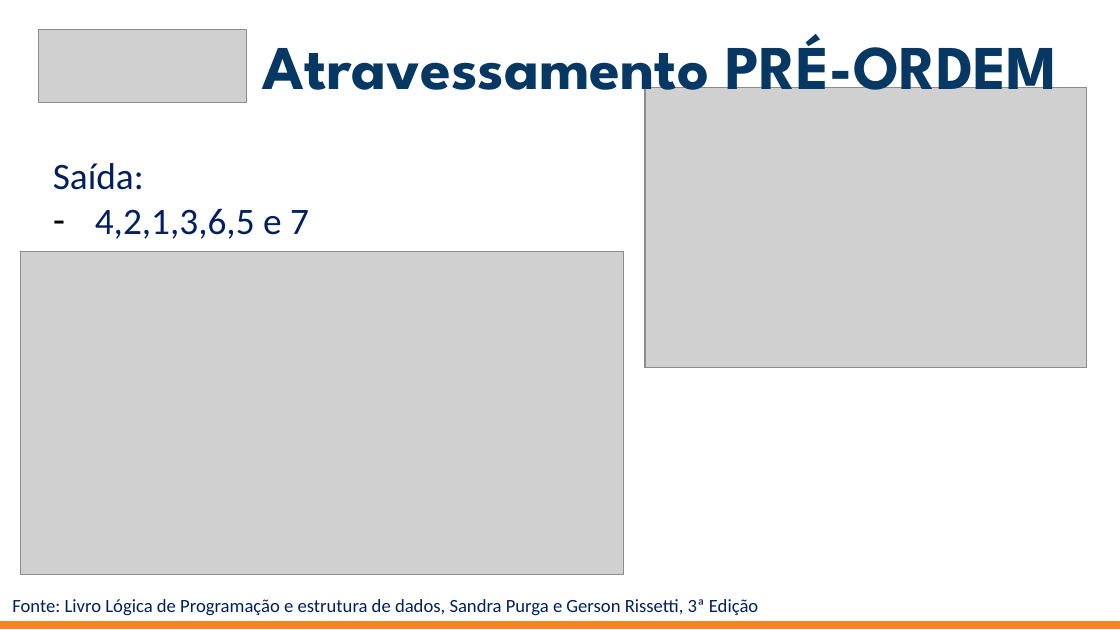
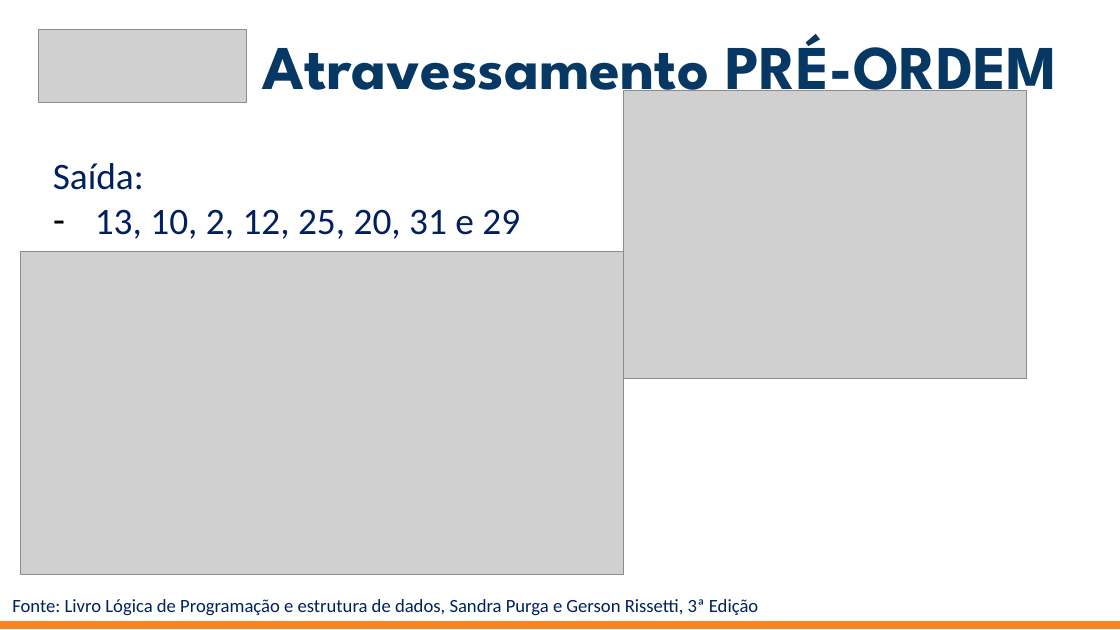
Before and after one commit to jrdutra/estruturaDeDadosJavaDio, a slide deck: slide 6 of apresentacoes/Aula7/Etapa5.pptx. Drawn at 1120x630 pixels with LibreOffice and Linux fonts; fonts in the diff are those of the drawing; grey boxes stand for pictures. Boxes give left, top, right and bottom in pixels: in the first picture for what was removed or moved away, otherwise in the second. Text is boxed around its words. In the diff, an @@ line names an element or a change of style, - is before the commit and + after.

```diff
--- a/apresentacoes/Aula7/Etapa5.pptx
+++ b/apresentacoes/Aula7/Etapa5.pptx
@@ picture: place and size @@
-picture at box(645, 87, 1086, 367)
+picture at box(624, 91, 1027, 379)
@@ text at box(95, 209, 520, 239): text changed @@
-– 4,2,1,3,6,5 e 7
+– 13, 10, 2, 12, 25, 20, 31 e 29
```
Also in this commit, not shown: 3 other slides changed, 1 slide added, 15 other files.
